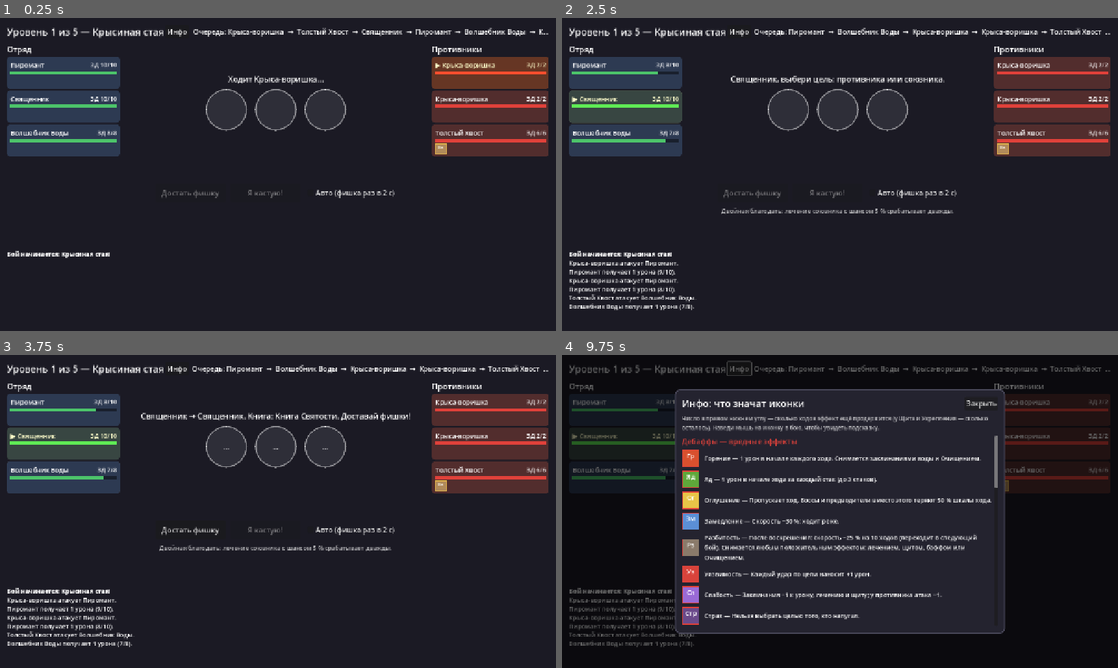
Above: before the commit, frames 1-4 (two rows, left to right).
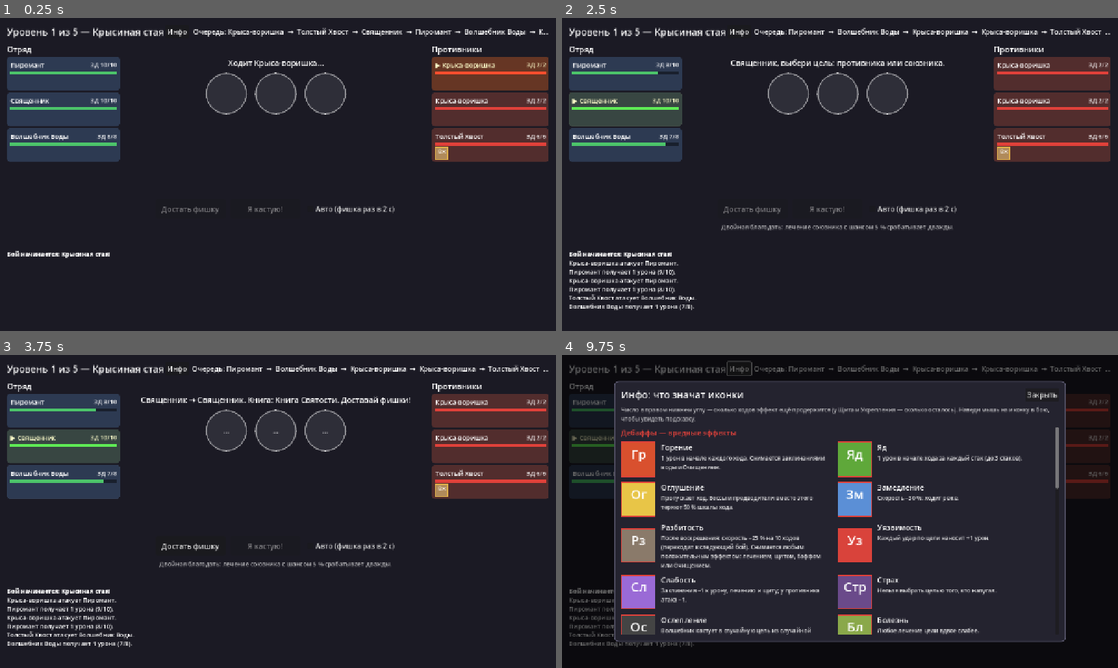
Above: after the commit, the same moments.

Repository: Teninz/I-am-spellcast...
Game: Godot game, scene res://scenes/main.tscn
The game is run twice, just before and just after one commit, with the same random seed, the same clock (stepped at 60 frames per second) and the same inputs.
Inputs (mouse positions are in pixels of both pictures, inside the frame that each line leads up to):
- Up to frame 1 (0.25 s): no input
- Up to frame 2 (2.5 s): click (623, 74) at 0.52 s; click (623, 74) at 1.27 s; click (623, 105) at 2.02 s
- Up to frame 3 (3.75 s): click (61, 445) at 2.77 s; click (61, 477) at 3.52 s
- Up to frame 4 (9.75 s): click (623, 483) at 4.27 s; click (1051, 411) at 5.02 s; click (1051, 411) at 5.77 s; click (1051, 442) at 6.52 s; click (1051, 445) at 7.27 s; click (1051, 477) at 8.02 s; click (1051, 483) at 8.77 s; click "Инфо" at 9.5 s

The runs differ from the first frame. In frame 1, 5.7% of the frame differs, in the area x 1-99%, y 13-63%; in frame 2, 6.8%; in frame 3, 7.1%; in frame 4, 32%, in the area x 1-99%, y 8-92%.

Commit message:
Big status icon moments: hover cards, stamp animation, spell effect preview, Info grid
- Hovering an icon shows a large card: big icon, name, turns left, who
  applied it, description.
- Applying an effect plays a stamp: a large icon pops over the card and
  shrinks into the icon row.
- The drawn spell's effects are previewed as large icons under its name.
- Info panel becomes a two-column grid with 80 px icons.
- Textures import with mipmaps and icons draw with mipmap filtering, so
  large generated PNGs downscale cleanly; .import files are now tracked.

Co-Authored-By: Claude Opus 5.5 <noreply@anthropic.com>
Claude-Session: https://claude.ai/code/session_01XbX1ngbhtgbfNzisbzGDWM

Diff:
--- a/project.godot
+++ b/project.godot
@@ -20,3 +20,9 @@
 
 renderer/rendering_method="gl_compatibility"
 renderer/rendering_method.mobile="gl_compatibility"
+
+[importer_defaults]
+
+texture={
+"mipmaps/generate": true
+}
--- a/scripts/core/combat.gd
+++ b/scripts/core/combat.gd
@@ -5,6 +5,8 @@
 
 signal logged(text: String)
 signal unit_added(u: Unit)
+## Эффект наложен (для анимации «штампа» в интерфейсе).
+signal status_applied(u: Unit, status_id: String)
 
 const METER_FULL := 100.0
 const FIZZLE_PER_LUCK := 0.05
@@ -318,6 +320,7 @@
 		if spec.shield > 0 and who.alive():
 			who.shield += maxi(0, spec.shield + bonus)
 			_log("%s получает Щит %d." % [who.name, spec.shield + bonus])
+			status_applied.emit(who, "shield")
 			_cheer(who)
 		if spec.cleanse:
 			who.remove_debuffs()
@@ -428,6 +431,7 @@
 	if e.has("status"):
 		target.add_status(e.status, int(e.turns))
 		_log("%s: %s." % [target.name, status_name(e.status)])
+		status_applied.emit(target, e.status)
 		if Unit.BUFFS.has(e.status):
 			_cheer(target)
 	if e.has("extra_cast"):
@@ -454,6 +458,7 @@
 		return
 	who.add_status(id, int(s.turns), int(s.get("stacks", 1)), source)
 	_log("%s: %s." % [who.name, status_name(id)])
+	status_applied.emit(who, id)
 	if Unit.BUFFS.has(id):
 		_cheer(who)
 
--- a/scripts/ui/battle_ui.gd
+++ b/scripts/ui/battle_ui.gd
@@ -46,6 +46,7 @@
 var _queue_label: Label
 var _prompt_label: Label
 var _spell_label: Label
+var _effects_box: HBoxContainer
 var _shout_label: Label
 var _ability_label: Label
 var _party_box: VBoxContainer
@@ -75,6 +76,7 @@
 	combat = adventure.start_combat()
 	combat.logged.connect(_on_log)
 	combat.unit_added.connect(_add_card)
+	combat.status_applied.connect(_stamp)
 	var enc := adventure.encounter()
 	_title_label.text = "Уровень %d из %d — %s" % [adventure.level, adventure.level_count(), enc.name]
 	_log.clear()
@@ -106,6 +108,7 @@
 	bag = null
 	_clear_chips()
 	_spell_label.text = ""
+	_show_effects({})
 	var u := combat.next_turn()
 	if u == null:
 		_game_over()
@@ -193,6 +196,7 @@
 	var spell := combat.cast(actor, target, book_id, bag, not again)
 	_update_chips()
 	_spell_label.text = "%s\n%s" % [spell.name, spell.effect]
+	_show_effects(spell)
 	_shout()
 	_refresh()
 	await _wait(0.6)
@@ -314,7 +318,10 @@
 	for c in icons.get_children():
 		c.queue_free()
 	if u.alive():
-		for icon in StatusIcon.icons_for(u, 26):
+		var names := {}
+		for x in combat.units:
+			names[x.id] = x.name
+		for icon in StatusIcon.icons_for(u, 30, names):
 			icons.add_child(icon)
 
 
@@ -347,10 +354,58 @@
 func _show_preview() -> void:
 	var spell := combat.spell_for(book_id, bag.combo_key())
 	_spell_label.text = "%s\n%s" % [spell.name, spell.effect]
+	_show_effects(spell)
 	var hint := "Нажми «Я кастую!»."
 	if actor.ability == "burn" and actor.ability_charges > 0:
 		hint = "Нажми «Я кастую!» или кликни по фишке, чтобы сжечь её."
 	_prompt_label.text = hint
+
+
+## Крупные иконки эффектов, которые наложит заклинание.
+func _show_effects(spell: Dictionary) -> void:
+	for c in _effects_box.get_children():
+		c.queue_free()
+	if spell.is_empty():
+		return
+	var spec := EffectParser.parse(spell)
+	var ids: Array[String] = []
+	if spec.shield > 0:
+		ids.append("shield")
+	for s in spec.statuses:
+		ids.append(s.id)
+	for id in ids:
+		_effects_box.add_child(StatusIcon.make(id, "", 0, 60))
+	for s in spec.caster_statuses:
+		var icon := StatusIcon.make(s.id, "", 0, 44)
+		icon.tooltip_text += "\n(накладывается на самого кастующего)"
+		_effects_box.add_child(icon)
+
+
+## Эффект «штамп»: крупная иконка появляется над карточкой и впечатывается в неё.
+func _stamp(u: Unit, id: String) -> void:
+	if fast or not _cards.has(u.id):
+		return
+	var card: Control = _cards[u.id]
+	var big := StatusIcon.make(id, "", 0, 96)
+	big.rich_tooltip = false
+	big.mouse_filter = Control.MOUSE_FILTER_IGNORE
+	big.top_level = true
+	add_child(big)
+	var rect := card.get_global_rect()
+	big.size = Vector2(96, 96)
+	big.pivot_offset = Vector2(48, 48)
+	big.global_position = rect.get_center() - Vector2(48, 60)
+	big.scale = Vector2(1.4, 1.4)
+	big.modulate.a = 0.0
+	var target_pos := Vector2(rect.position.x + 8 - 48 + 15, rect.end.y - 23 - 48)
+	var tw := create_tween()
+	tw.tween_property(big, "modulate:a", 1.0, 0.12)
+	tw.parallel().tween_property(big, "scale", Vector2(1.0, 1.0), 0.18).set_trans(Tween.TRANS_BACK).set_ease(Tween.EASE_OUT)
+	tw.tween_interval(0.35)
+	tw.tween_property(big, "global_position", target_pos, 0.25).set_ease(Tween.EASE_IN)
+	tw.parallel().tween_property(big, "scale", Vector2(0.3, 0.3), 0.25).set_ease(Tween.EASE_IN)
+	tw.parallel().tween_property(big, "modulate:a", 0.0, 0.25)
+	tw.tween_callback(big.queue_free)
 
 
 func _shout() -> void:
@@ -444,6 +499,12 @@
 	_spell_label.horizontal_alignment = HORIZONTAL_ALIGNMENT_CENTER
 	_spell_label.autowrap_mode = TextServer.AUTOWRAP_WORD_SMART
 	center.add_child(_spell_label)
+
+	_effects_box = HBoxContainer.new()
+	_effects_box.alignment = BoxContainer.ALIGNMENT_CENTER
+	_effects_box.add_theme_constant_override("separation", 10)
+	_effects_box.custom_minimum_size = Vector2(0, 64)
+	center.add_child(_effects_box)
 
 	_shout_label = _label("", 40)
 	_shout_label.horizontal_alignment = HORIZONTAL_ALIGNMENT_CENTER
@@ -509,7 +570,7 @@
 
 func _make_card(u: Unit) -> Button:
 	var b := Button.new()
-	b.custom_minimum_size = Vector2(260, 74)
+	b.custom_minimum_size = Vector2(260, 78)
 	b.pressed.connect(_on_card_pressed.bind(u))
 	var box := StyleBoxFlat.new()
 	box.bg_color = Color("2d3a52") if u.is_wizard() else Color("522d2d")
--- a/scripts/ui/status_icon.gd
+++ b/scripts/ui/status_icon.gd
@@ -18,6 +18,8 @@
 var counter := ""  # число в правом нижнем углу (ходы, остаток щита)
 var stacks := 0    # число стаков в левом верхнем углу (яд)
 var info: Dictionary = {}
+var source_name := ""  # кто наложил (для карточки при наведении)
+var rich_tooltip := true
 
 
 static func make(id: String, counter_text: String = "", stack_count: int = 0, icon_size: int = 30) -> StatusIcon:
@@ -30,6 +32,7 @@
 	icon.size_flags_horizontal = Control.SIZE_SHRINK_CENTER
 	icon.size_flags_vertical = Control.SIZE_SHRINK_CENTER
 	icon.mouse_filter = Control.MOUSE_FILTER_PASS
+	icon.texture_filter = CanvasItem.TEXTURE_FILTER_LINEAR_WITH_MIPMAPS
 	icon.tooltip_text = "%s%s\n%s" % [icon.info.name, " (%s)" % counter_text if counter_text != "" else "", icon.info.desc]
 	return icon
 
@@ -39,6 +42,56 @@
 		var path := ICON_DIR + id + ".png"
 		_textures[id] = load(path) if ResourceLoader.exists(path) else null
 	return _textures[id]
+
+
+## Крупная карточка эффекта вместо обычной подсказки.
+func _make_custom_tooltip(_for_text: String) -> Object:
+	if not rich_tooltip:
+		return null
+	return StatusIcon.big_card(status_id, counter, source_name)
+
+
+## Карточка: крупная иконка, название, ходы, кто наложил, описание.
+static func big_card(id: String, counter_text: String = "", source: String = "", icon_size: int = 112) -> Control:
+	var info_d: Dictionary = GameData.statuses().get(id, {"name": id, "kind": "special", "desc": ""})
+	var panel := PanelContainer.new()
+	var box := StyleBoxFlat.new()
+	box.bg_color = Color("24232f")
+	box.border_color = FRAME_COLORS.get(info_d.kind, Color.GRAY)
+	box.set_border_width_all(2)
+	box.set_corner_radius_all(8)
+	box.set_content_margin_all(10)
+	panel.add_theme_stylebox_override("panel", box)
+	var row := HBoxContainer.new()
+	row.add_theme_constant_override("separation", 12)
+	panel.add_child(row)
+	var big := StatusIcon.make(id, "", 0, icon_size)
+	big.rich_tooltip = false
+	row.add_child(big)
+	var col := VBoxContainer.new()
+	col.custom_minimum_size = Vector2(260, 0)
+	row.add_child(col)
+	var title := Label.new()
+	title.text = info_d.name
+	title.add_theme_font_size_override("font_size", 20)
+	title.add_theme_color_override("font_color", FRAME_COLORS.get(info_d.kind, Color.WHITE))
+	col.add_child(title)
+	var kind := Label.new()
+	kind.text = {"debuff": "Дебафф", "buff": "Бафф", "special": "Особое"}.get(info_d.kind, "")
+	if counter_text != "":
+		kind.text += " · осталось: %s" % counter_text
+	if source != "":
+		kind.text += " · от: %s" % source
+	kind.add_theme_font_size_override("font_size", 13)
+	kind.modulate = Color(1, 1, 1, 0.7)
+	col.add_child(kind)
+	var desc := Label.new()
+	desc.text = info_d.desc
+	desc.autowrap_mode = TextServer.AUTOWRAP_WORD_SMART
+	desc.custom_minimum_size = Vector2(260, 0)
+	desc.add_theme_font_size_override("font_size", 14)
+	col.add_child(desc)
+	return panel
 
 
 func _draw() -> void:
@@ -73,7 +126,7 @@
 
 
 ## Все иконки участника боя: особые метки, Укрепление, Щит, затем статусы.
-static func icons_for(u: Unit, icon_size: int = 30) -> Array[StatusIcon]:
+static func icons_for(u: Unit, icon_size: int = 30, names: Dictionary = {}) -> Array[StatusIcon]:
 	var out: Array[StatusIcon] = []
 	if u.is_boss:
 		out.append(make("boss", "", 0, icon_size))
@@ -88,5 +141,7 @@
 	for id in u.statuses:
 		var s: Dictionary = u.statuses[id]
 		var turns := "" if s.turns >= 99 else str(s.turns)
-		out.append(make(id, turns, int(s.stacks) if id == "poison" else 0, icon_size))
+		var icon := make(id, turns, int(s.stacks) if id == "poison" else 0, icon_size)
+		icon.source_name = names.get(int(s.source), "")
+		out.append(icon)
 	return out
--- a/scripts/ui/status_info.gd
+++ b/scripts/ui/status_info.gd
@@ -27,7 +27,7 @@
 	center.set_anchors_and_offsets_preset(Control.PRESET_FULL_RECT)
 	add_child(center)
 	var panel := PanelContainer.new()
-	panel.custom_minimum_size = Vector2(760, 560)
+	panel.custom_minimum_size = Vector2(1040, 600)
 	var box := StyleBoxFlat.new()
 	box.bg_color = Color("24232f")
 	box.set_corner_radius_all(10)
@@ -64,7 +64,7 @@
 	col.add_child(scroll)
 	var list := VBoxContainer.new()
 	list.size_flags_horizontal = Control.SIZE_EXPAND_FILL
-	list.add_theme_constant_override("separation", 8)
+	list.add_theme_constant_override("separation", 10)
 	scroll.add_child(list)
 
 	var all := GameData.statuses()
@@ -74,16 +74,30 @@
 		gl.add_theme_font_size_override("font_size", 17)
 		gl.add_theme_color_override("font_color", StatusIcon.FRAME_COLORS[g[0]])
 		list.add_child(gl)
+		var grid := GridContainer.new()
+		grid.columns = 2
+		grid.add_theme_constant_override("h_separation", 18)
+		grid.add_theme_constant_override("v_separation", 12)
+		list.add_child(grid)
 		for id in all:
 			if all[id].kind != g[0]:
 				continue
 			var row := HBoxContainer.new()
+			row.custom_minimum_size = Vector2(480, 0)
 			row.add_theme_constant_override("separation", 12)
-			row.add_child(StatusIcon.make(id, "", 0, 40))
+			row.add_child(StatusIcon.make(id, "", 0, 80))
+			var text_col := VBoxContainer.new()
+			text_col.size_flags_horizontal = Control.SIZE_EXPAND_FILL
+			var name_l := Label.new()
+			name_l.text = all[id].name
+			name_l.add_theme_font_size_override("font_size", 17)
+			text_col.add_child(name_l)
 			var text := Label.new()
-			text.text = "%s — %s" % [all[id].name, all[id].desc]
+			text.text = all[id].desc
 			text.autowrap_mode = TextServer.AUTOWRAP_WORD_SMART
-			text.size_flags_horizontal = Control.SIZE_EXPAND_FILL
-			text.add_theme_font_size_override("font_size", 14)
-			row.add_child(text)
-			list.add_child(row)
+			text.custom_minimum_size = Vector2(380, 0)
+			text.add_theme_font_size_override("font_size", 13)
+			text.modulate = Color(1, 1, 1, 0.85)
+			text_col.add_child(text)
+			row.add_child(text_col)
+			grid.add_child(row)
--- a/tests/screenshot.gd
+++ b/tests/screenshot.gd
@@ -60,8 +60,14 @@
 					busy = true
 					ui.fast = false
 					_shot("battle.png", func() -> void:
-						StatusInfo.open(ui)
-						_shot("info.png", func() -> void: quit()))
+						var card := StatusIcon.big_card("aching", "7", "")
+						card.top_level = true
+						ui.add_child(card)
+						card.position = Vector2(420, 430)
+						_shot("card.png", func() -> void:
+							card.queue_free()
+							StatusInfo.open(ui)
+							_shot("info.png", func() -> void: quit())))
 					return
 			ui._on_cast_pressed()
 
Binary file changed: docs/images/prototype-info.png
Not shown, changed: .gitignore
Not shown, changed: README.md
